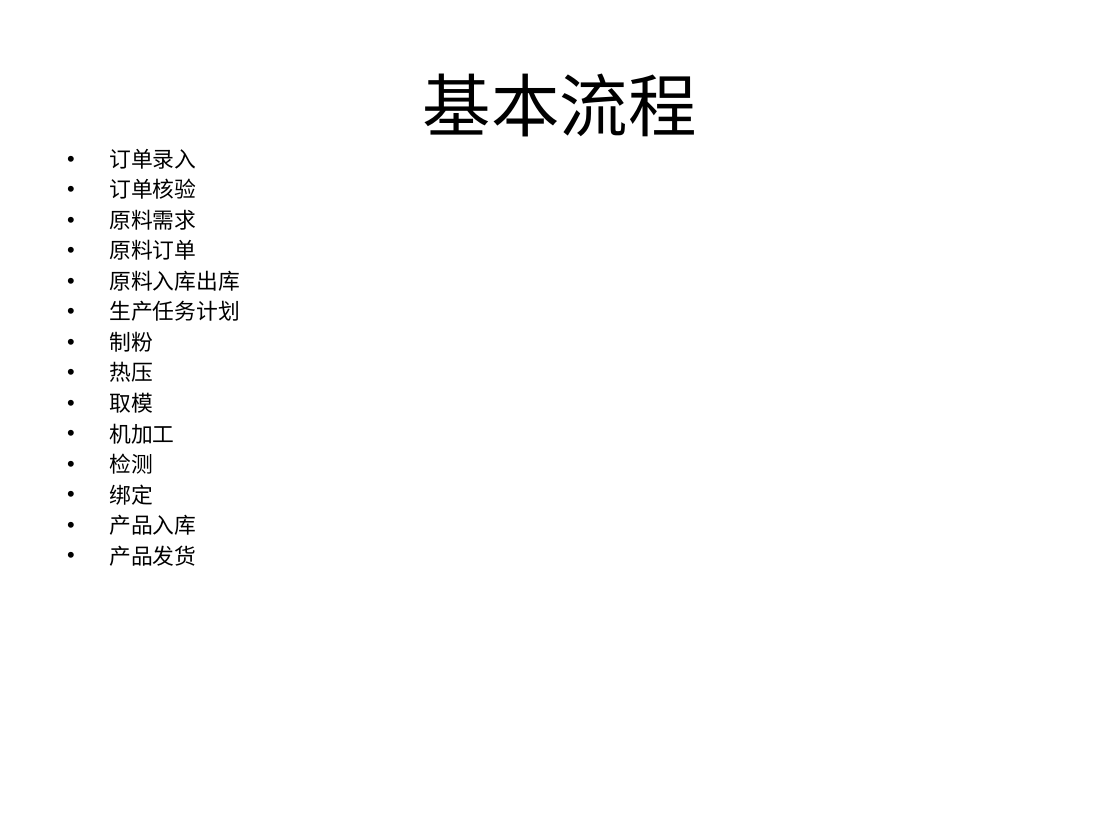
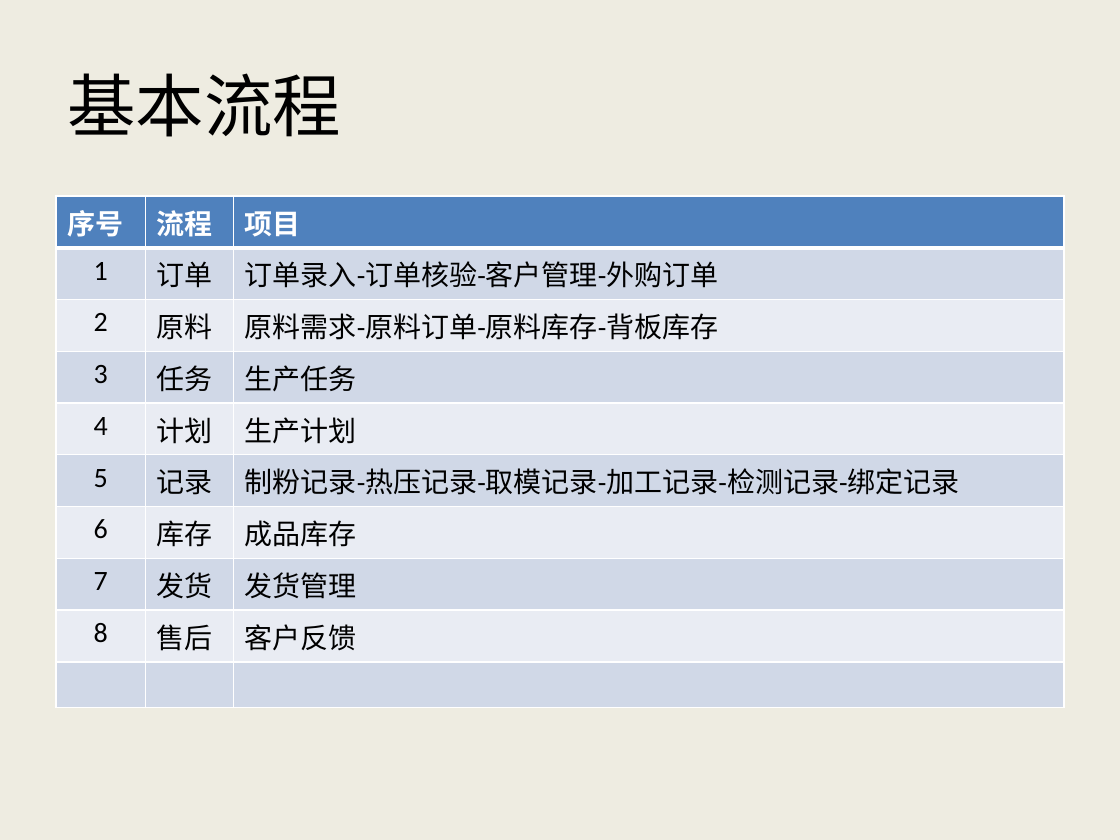
Before and after one commit to AlecSPb/PMS, a slide deck: slide 4 of PMSClient/Resource/Files/pmshelp_ch.pptx. Drawn at 1120x840 pixels with LibreOffice and Linux fonts; fonts in the diff are those of the drawing. Boxes give left, top, right and bottom in pixels: in the first picture for what was removed or moved away, otherwise in the second. Text is boxed around its words. In the diff, an @@ line names an element or a change of style, - is before the commit and + after.

```diff
--- a/PMSClient/Resource/Files/pmshelp_ch.pptx
+++ b/PMSClient/Resource/Files/pmshelp_ch.pptx
@@ background #FFFFFF to #EEECE1 @@
@@ title "基本流程" at [67,73,341,137]: alignment centre to left @@
@@ text removed at [109,149,240,566] @@
-• 订单录入
-• 订单核验
-• 原料需求
-• 原料订单
-• 原料入库出库
-• 生产任务计划
-• 制粉
-• 热压
-• 取模
-• 机加工
-• 检测
-• 绑定
-• 产品入库
-• 产品发货
@@ table added at [56,196,1064,655], 10 rows, 3 columns @@
+序号 | 流程 | 项目
+1 | 订单 | 订单录入-订单核验-客户管理-外购订单
+2 | 原料 | 原料需求-原料订单-原料库存-背板库存
+3 | 任务 | 生产任务
+4 | 计划 | 生产计划
+5 | 记录 | 制粉记录-热压记录-取模记录-加工记录-检测记录-绑定记录
+6 | 库存 | 成品库存
+7 | 发货 | 发货管理
+8 | 售后 | 客户反馈
+ |  | 
```
Also in this commit, not shown: 10 other slides changed, 2 slides added, 1 slide removed, 11 other files.
